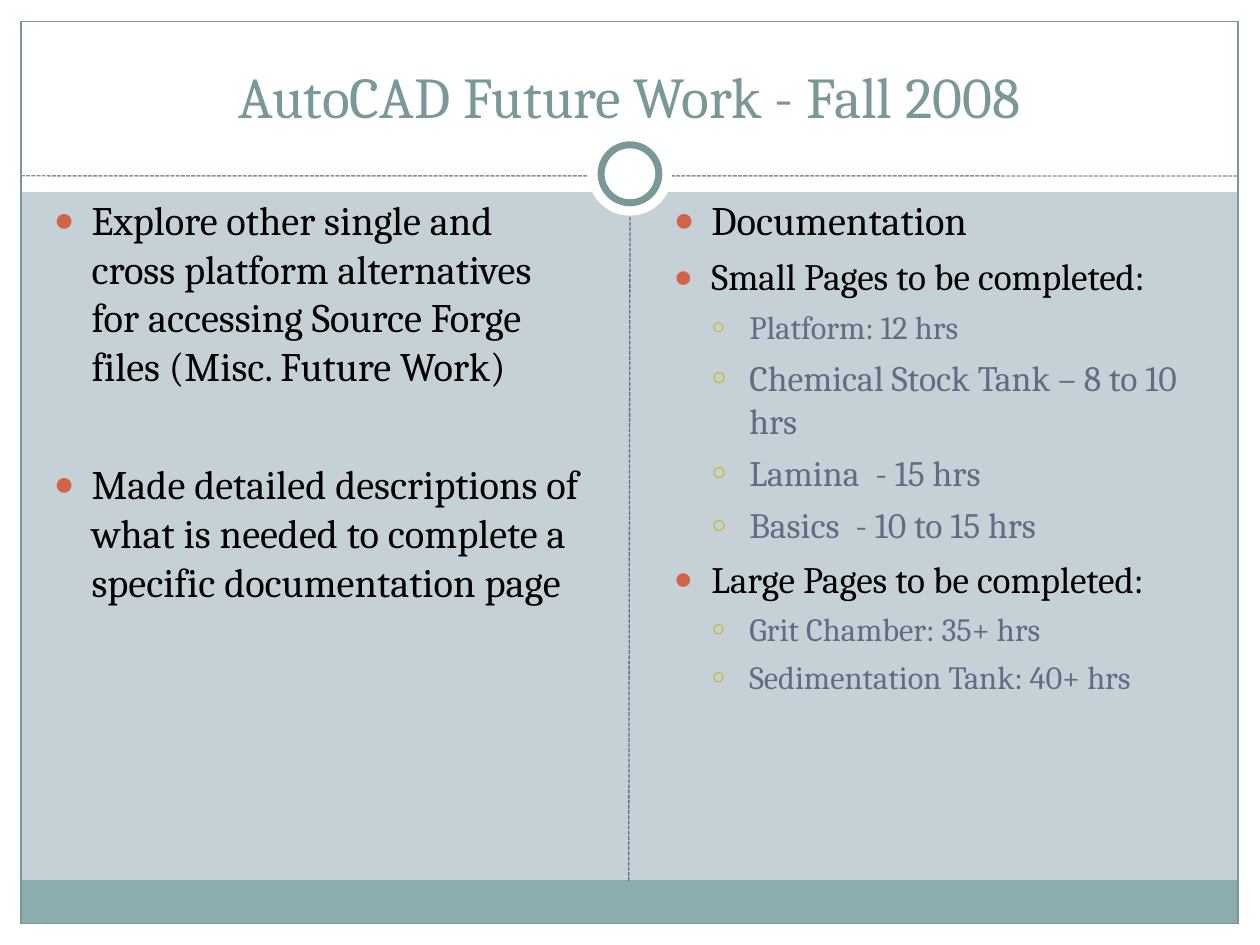
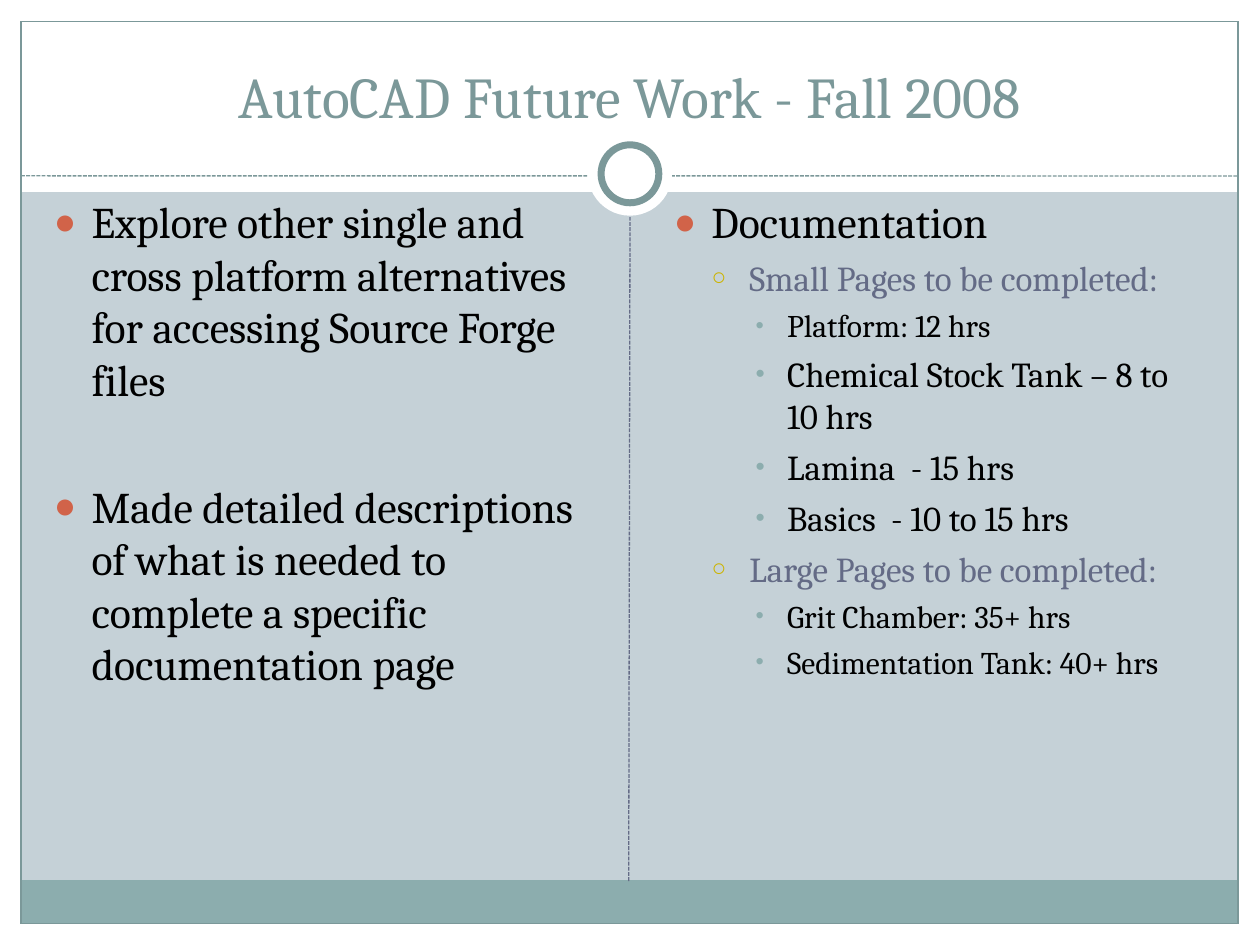
Before and after one commit to AguaClara/mathcad, a slide deck: slide 34 of Automated Design/AutoCAD Help (Documentation)/Automated Design.ppt. Drawn at 1260x945 pixels with LibreOffice and Linux fonts; fonts in the diff are those of the drawing. Boxes give left, top, right and bottom in pixels: in the first picture for what was removed or moved away, otherwise in the second. Text is boxed around its words. In the diff, an @@ line names an element or a change of style, - is before the commit and + after.

```diff
--- a/Automated Design/AutoCAD Help (Documentation)/Automated Design.ppt
+++ b/Automated Design/AutoCAD Help (Documentation)/Automated Design.ppt
@@ text at (92,207,566,397): text changed; size 23.1 to 25 pt @@
-● Explore other single and cross platform alternatives for accessing Source Forge files (Misc. Future Work)
+● Explore other single and cross platform alternatives for accessing Source Forge files
@@ text "Documentation" at (711,208,1168,675): size 23.1 to 25 pt in "Documentation"; size 21.3 to 20 pt, text colour #000000 to #646B86 in "Small Pages to be completed:", "Large Pages to be completed:"; size 18.5 to 18 pt in "Platform: 12 hrs", "Grit Chamber: 35+ hrs", "Sedimentation Tank: 40+ hrs"; text colour #646B86 to #000000 in "Platform: 12 hrs", "Chemical Stock Tank – 8 to 10 ...", "Lamina - 15 hrs", "Basics - 10 to 15 hrs" and 2 more places; size 20.4 to 20 pt in "Chemical Stock Tank – 8 to 10 ...", "Lamina - 15 hrs", "Basics - 10 to 15 hrs"; bullet ● to ○; list level 1 to 2 in "Small Pages to be completed:"; bullet colour #D16349 to #CCB400; bullet ○ to •; list level 2 to 3 in "Platform: 12 hrs"; bullet colour #CCB400 to #8CADAE; list level 2 to 3 in "Chemical Stock Tank – 8 ..."; list level 2 to 3 in "Lamina - 15 hrs"; list level 2 to 3 in "Basics - 10 to 15 ..."; list level 1 to 2 in "Large Pages to be completed:"; list level 2 to 3 in "Grit Chamber: 35+ hrs"; list level 2 to 3 in "Sedimentation Tank: 40+ hrs" @@
@@ text at (92,492,573,690): size 23.1 to 25 pt in "Made detailed descriptions of what is needed ..." @@
```
Also in this commit, not shown: 20 other slides changed, 3 slides added, 3 slides removed.
